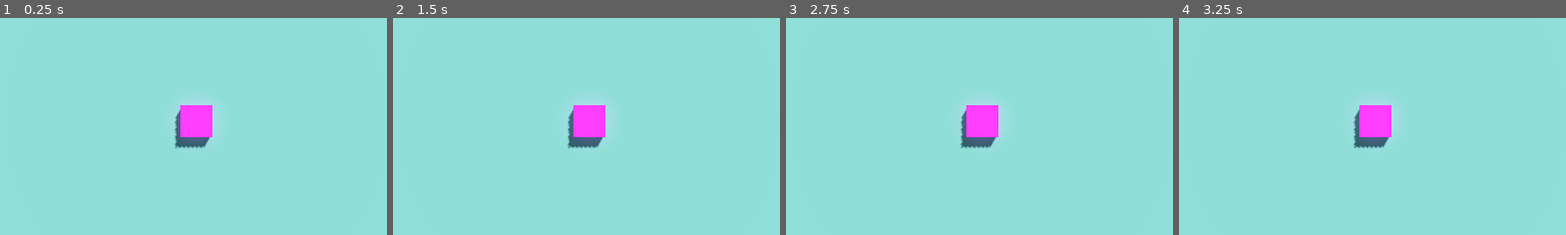
Above: before the commit, frames 1-4 (left to right).
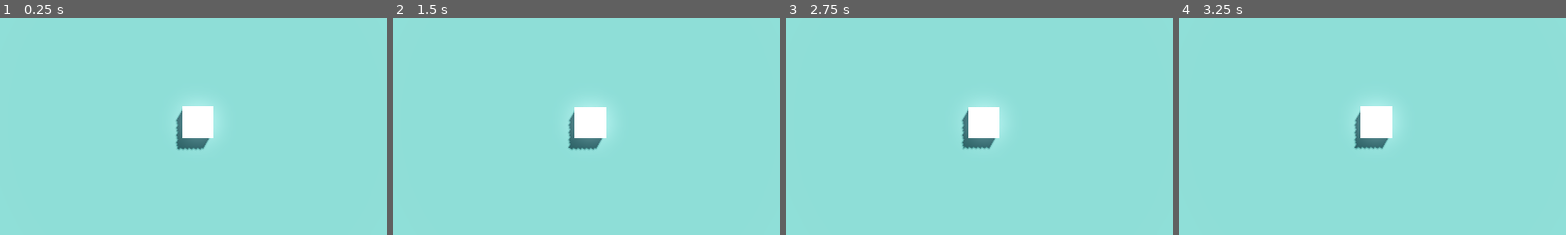
Above: after the commit, the same moments.

Repository: cloudmillgames/GECS
Game: Godot game, scene res://start.tscn
The game is run twice, just before and just after one commit, with the same random seed, the same clock (stepped at 60 frames per second) and the same inputs.
Inputs:
- Up to frame 1 (0.25 s): no input
- Up to frame 2 (1.5 s): tap Enter at 0.5 s
- Up to frame 3 (2.75 s): no input
- Up to frame 4 (3.25 s): tap Space at 2.75 s
The pictures show only the part of the screen within x 25-75%, y 26-76%; the shares and areas given below are measured in that part.

The runs differ from the first frame. In frame 1, 1.5% of the frame differs, in the area x 45-56%, y 40-61%; in frame 2, 1.6%; in frame 3, 1.5%; in frame 4, 1.5%.

Commit message:
Test and debug multi-component system calls, yay works

Diff:
--- a/GECS/GSystems.gd
+++ b/GECS/GSystems.gd
@@ -53,12 +53,8 @@
 				break
 		if include:
 			active_gsystems.append(sysname)
-	if len(active_gsystems) == 0:
-		print("NO ACTIVE SYSTEMS")
-	for a in active_gsystems:
-		print("ACTIVE: " + a)
 
 func _physics_process(delta):
 	var ent = get_parent().get_parent()
 	for asys in active_gsystems:
-		call(asys, ent)
+		call(asys, delta, ent)
--- /dev/null
+++ b/components/shake.gd
@@ -0,0 +1,11 @@
+extends GComp
+
+# Shakes whatever you give it, does not twerk
+@export var what:NodePath
+@export var strength:float = 0.05
+var origin:Transform3D
+
+func compinit():
+	compname = "shake"
+	if what:
+		origin = get_node(what).transform
--- /dev/null
+++ b/components/shake.tscn
@@ -0,0 +1,3 @@
+[gd_scene format=3 uid="uid://ckwyjhig3ui4j"]
+
+[node name="shake" type="Node"]
--- a/entities/player.tscn
+++ b/entities/player.tscn
@@ -6,6 +6,8 @@
 [ext_resource type="PackedScene" uid="uid://brcr78rxt5axk" path="res://components/vehicle.tscn" id="4_aml1f"]
 [ext_resource type="PackedScene" uid="uid://by0jj6bxfd1xo" path="res://components/directctrl.tscn" id="5_qt623"]
 [ext_resource type="PackedScene" uid="uid://c134qdnl18xb6" path="res://mainsystems.tscn" id="6_7cb53"]
+[ext_resource type="PackedScene" uid="uid://ckwyjhig3ui4j" path="res://components/shake.tscn" id="6_ek48o"]
+[ext_resource type="Script" path="res://components/shake.gd" id="7_w58xv"]
 
 [sub_resource type="StandardMaterial3D" id="StandardMaterial3D_uvk5o"]
 
@@ -30,11 +32,14 @@
 [node name="playercontrol" parent="comps" instance=ExtResource("3_ijc62")]
 
 [node name="vehicle" parent="comps" instance=ExtResource("4_aml1f")]
-tint_color = Color(1, 0.0705882, 1, 1)
 apply_color_to = NodePath("../../Cube")
 
 [node name="directctrl" parent="comps" instance=ExtResource("5_qt623")]
 
+[node name="shake" parent="comps" instance=ExtResource("6_ek48o")]
+script = ExtResource("7_w58xv")
+what = NodePath("../../Cube")
+
 [node name="systems" type="Node" parent="."]
 
 [node name="mainsystems" parent="systems" instance=ExtResource("6_7cb53")]
--- a/systems/mainsystems.gd
+++ b/systems/mainsystems.gd
@@ -1,29 +1,37 @@
 extends GSystems
 
 func sysinit():
-	define_system(["vehicle"], "vehicle_shake")
+	define_system(["vehicle", "shake"], "vehicle_shake")
 	define_system(["vehicle"], "vehicle_tint")
 	define_system(["player_controls", "directctrl"], "player_controls")
 	define_system(["directctrl", "vehicle"], "vehicle_direct_control")
 
 # Shake vehicle to indicate it's a vehicle
+# compslist: vehicle, shake
+func vehicle_shake(tdelta, ent):
+	# Shake the cube
+	var shake = ent.get_node("comps/shake")
+	if shake.what:
+		var r = [randf() * shake.strength, randf() * shake.strength, randf() * shake.strength]
+		var what:Node3D = get_node(shake.what) as Node3D
+		what.transform = shake.origin
+		what.translate(Vector3(randf() * shake.strength, randf() * shake.strength, randf() * shake.strength))
+
+# Mchackson says, since this is a single component system you can just move it to _process_physics() of vehicle
 # compslist: vehicle
-func vehicle_shake(ent):
-	pass
-
-func vehicle_tint(ent):
+func vehicle_tint(tdelta, ent):
 	var vehicle = ent.get_node("comps/vehicle")
 	var apply_to = vehicle.apply_color_to
-	if apply_to:
+	if apply_to and vehicle.tint_color != Color.WHITE:
 		# comps/vehicle is two levels in, apply_to starts with "../../" which means we could refs it from here (hacky I know)
 		var obj = get_node(apply_to)
 		if obj:
 			obj.material.albedo_color = vehicle.tint_color
 
 # compslist: playercontrol, directctrl
-func player_controls(ent):
+func player_controls(tdelta, ent):
 	pass
 
 # compslist: directctrl, vehicle
-func vehicle_direct_control(ent):
+func vehicle_direct_control(tdelta, ent):
 	pass
Not shown: 1 places in entities/player.tscn that only renumber resources
Not shown, changed: README.md
Not shown, removed: plan.md
